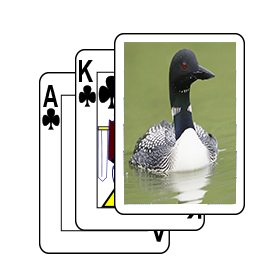
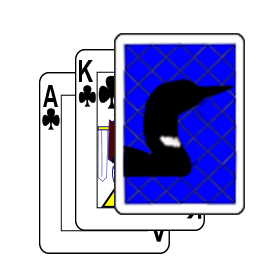
Layers edited between the first and the second 280×280 image:
added layer "Layer 1" above "pacifica-386904_640" over [114, 33, 245, 215]
